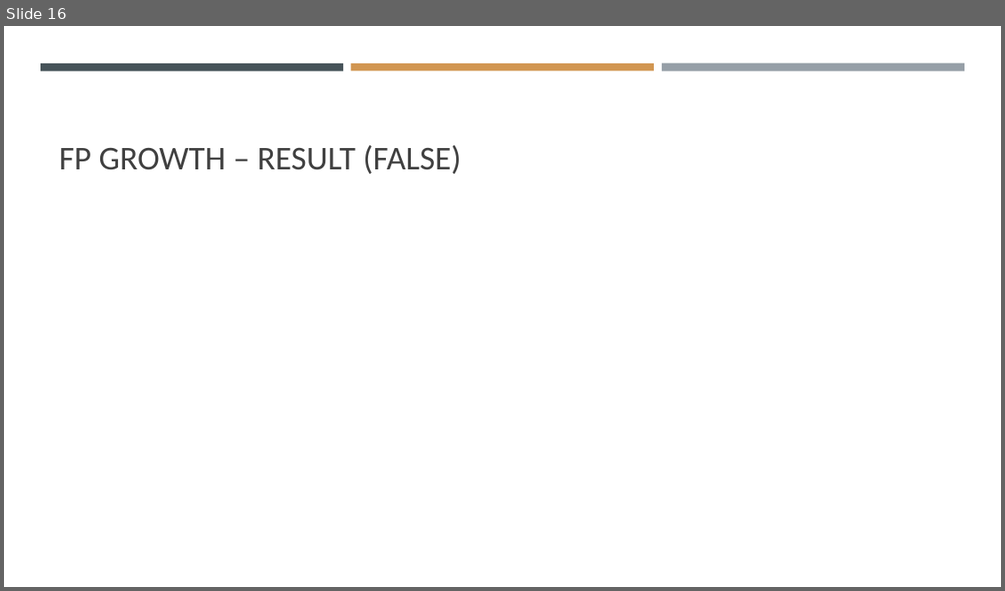
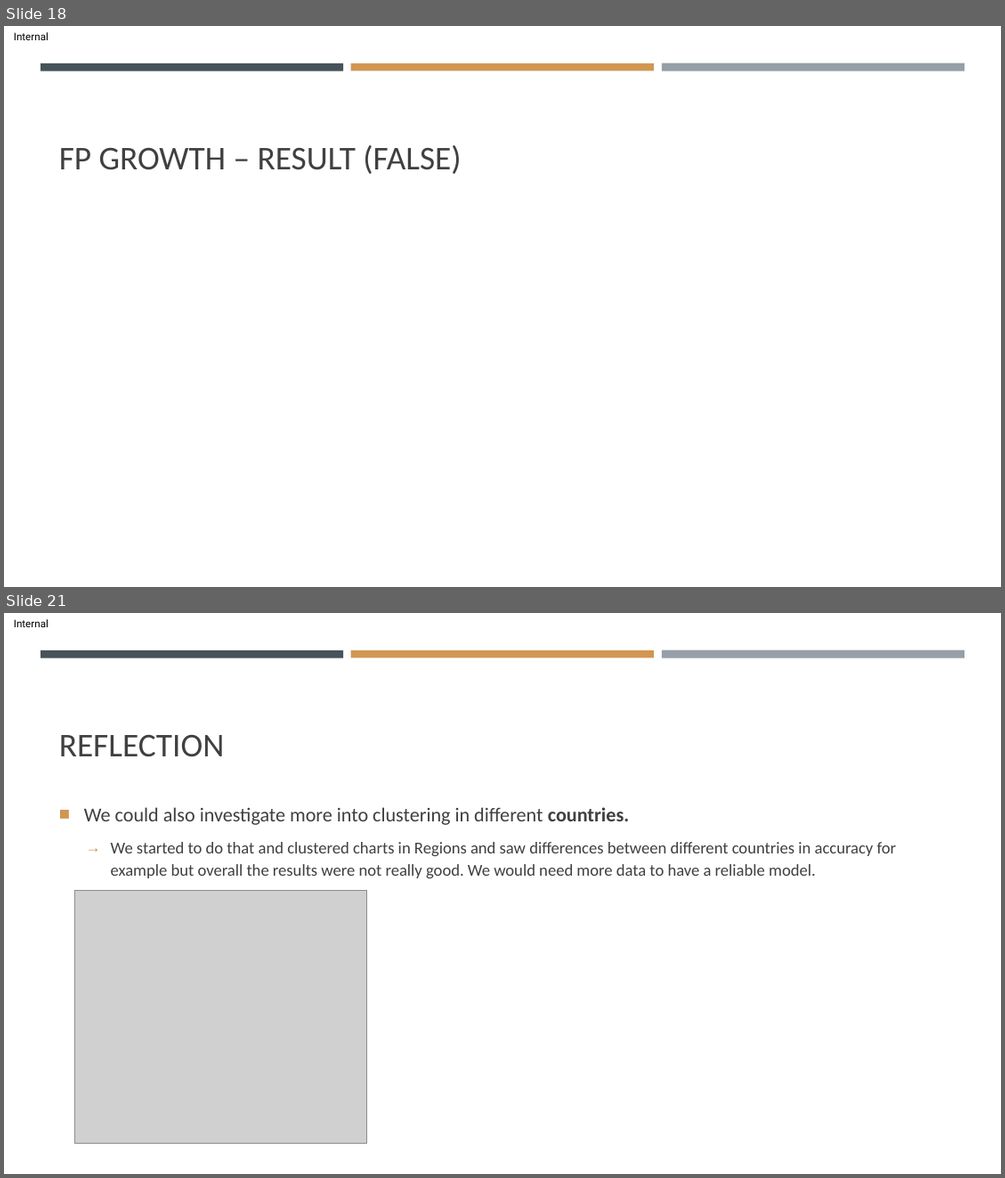
Before and after one commit to SvenWeiss-HDM/Classification, a slide deck: HDM Data Science v0226.pptx. Shown one above the other, each under a label of ours: slide 16 before the commit, slides 18 and 21 after it; the slides between them are not shown. The pictures are 1005x591 and 1005x1178 pixels, drawn with LibreOffice and Linux fonts; fonts in the diff are those of the drawing; grey boxes stand for pictures. Boxes give left, top, right and bottom in pixels: in the first picture for what was removed or moved away, otherwise in the second. Text is boxed around its words. In the diff, an @@ line names an element or a change of style, - is before the commit and + after.

Commit message:
Update HDM Data Science v0226.pptx
add Reflection to PPT

```diff
--- a/HDM Data Science v0226.pptx
+++ b/HDM Data Science v0226.pptx
@@ slide 21 added at (4,613,1001,1174), background #FFFFFF; not listed: 4 template elements that a slide beside it also shows @@
@@ title added at (59,735,225,757), 32 pt, text #404040 @@
+REFLECTION
@@ text added at (84,807,897,878), 16 pt, text #404040 @@
+■ We could also investigate more into clustering in different countries.
+  → We started to do that and clustered charts in Regions and saw differences between different countries in accuracy for example but overall the results were not really good. We would need more data to have a reliable model.
@@ picture added at (75,891,367,1143) @@
@@ what was slide 16 is now slide 18 @@
@@ slide 18 changed as well @@
@@ text added at (14,32,48,40), 10 pt, text #000000 @@
+Internal
```
Also in this commit, not shown: 15 other slides changed, 6 other slides added.
